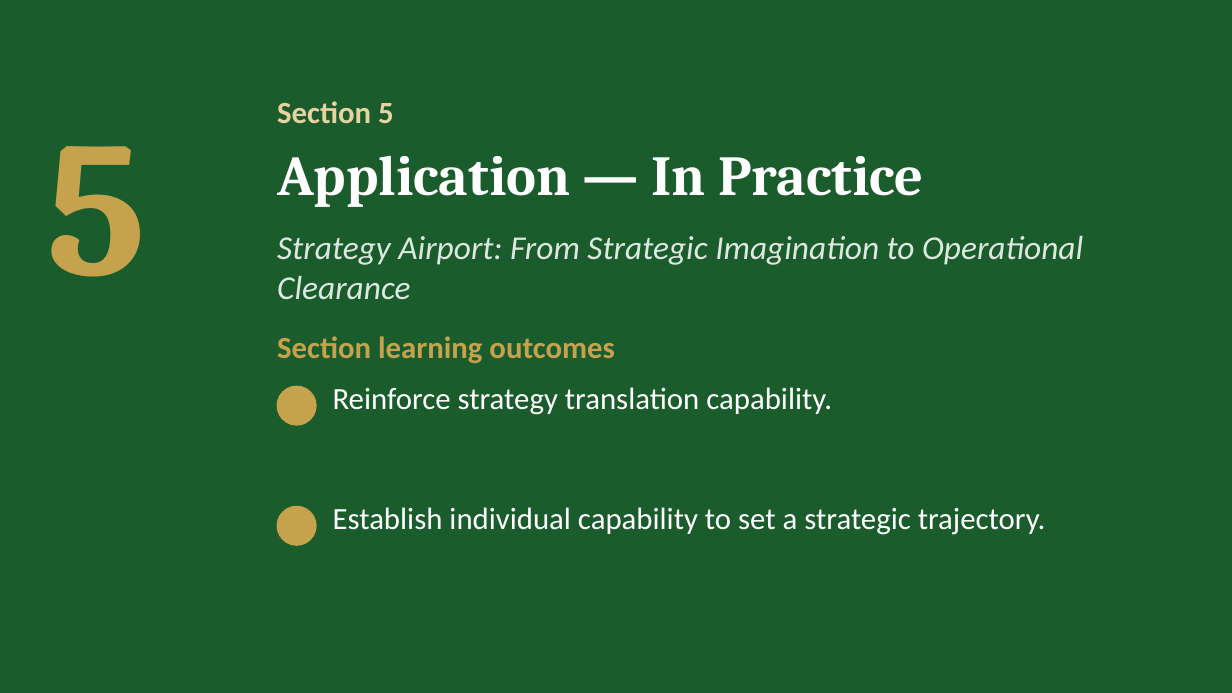
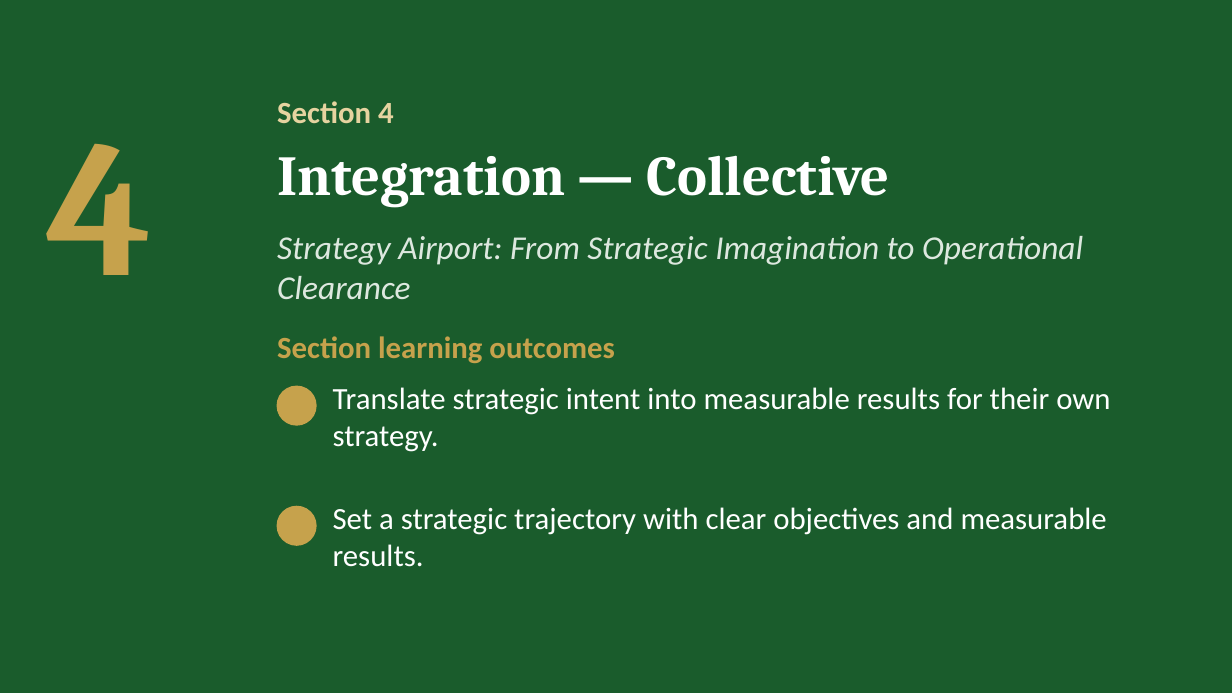
Before and after one commit to IBSL26/ibsl-platform, a slide deck: slide 29 of Unit decks/Unit 03 - SiP KISS Mapping & OKR Definition.pptx (slide 32 before the commit). Drawn at 1232x693 pixels with LibreOffice and Linux fonts; fonts in the diff are those of the drawing; background and template pictures are left out. Boxes give left, top, right and bottom in pixels: in the first picture for what was removed or moved away, otherwise in the second. Text is boxed around its words. In the diff, an @@ line names an element or a change of style, - is before the commit and + after.

```diff
--- a/Unit decks/Unit 03 - SiP KISS Mapping & OKR Definition.pptx
+++ b/Unit decks/Unit 03 - SiP KISS Mapping & OKR Definition.pptx
@@ text at <box>277,101,394,124</box>: text changed @@
-Section 5
+Section 4
@@ text at <box>46,144,152,275</box>: text changed @@
-5
+4
@@ text at <box>277,155,890,207</box>: text changed @@
-Application — In Practice
+Integration — Collective
@@ text at <box>333,387,1110,452</box>: text changed @@
-Reinforce strategy translation capability.
+Translate strategic intent into measurable results for their own strategy.
@@ text at <box>333,507,1107,567</box>: text changed @@
-Establish individual capability to set a strategic trajectory.
+Set a strategic trajectory with clear objectives and measurable results.
```
Also in this commit, not shown: 4 other slides changed, 28 other files.
